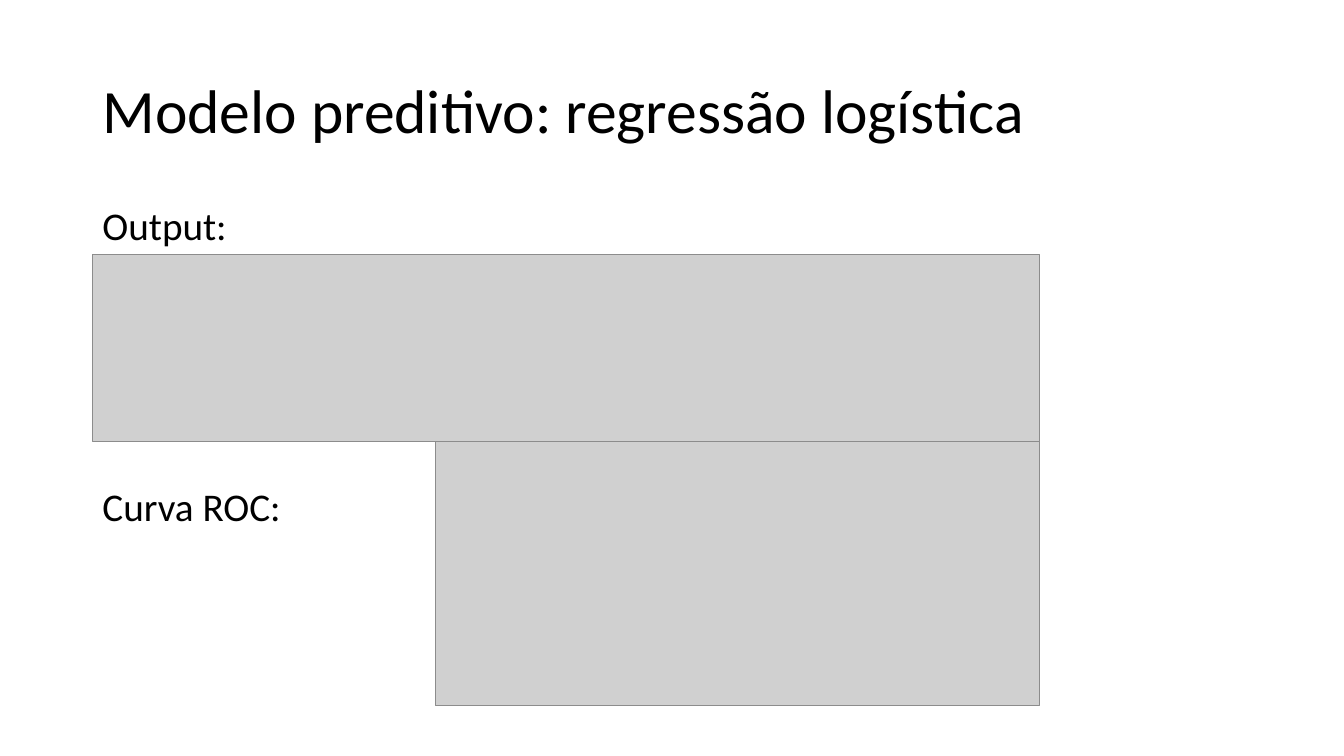
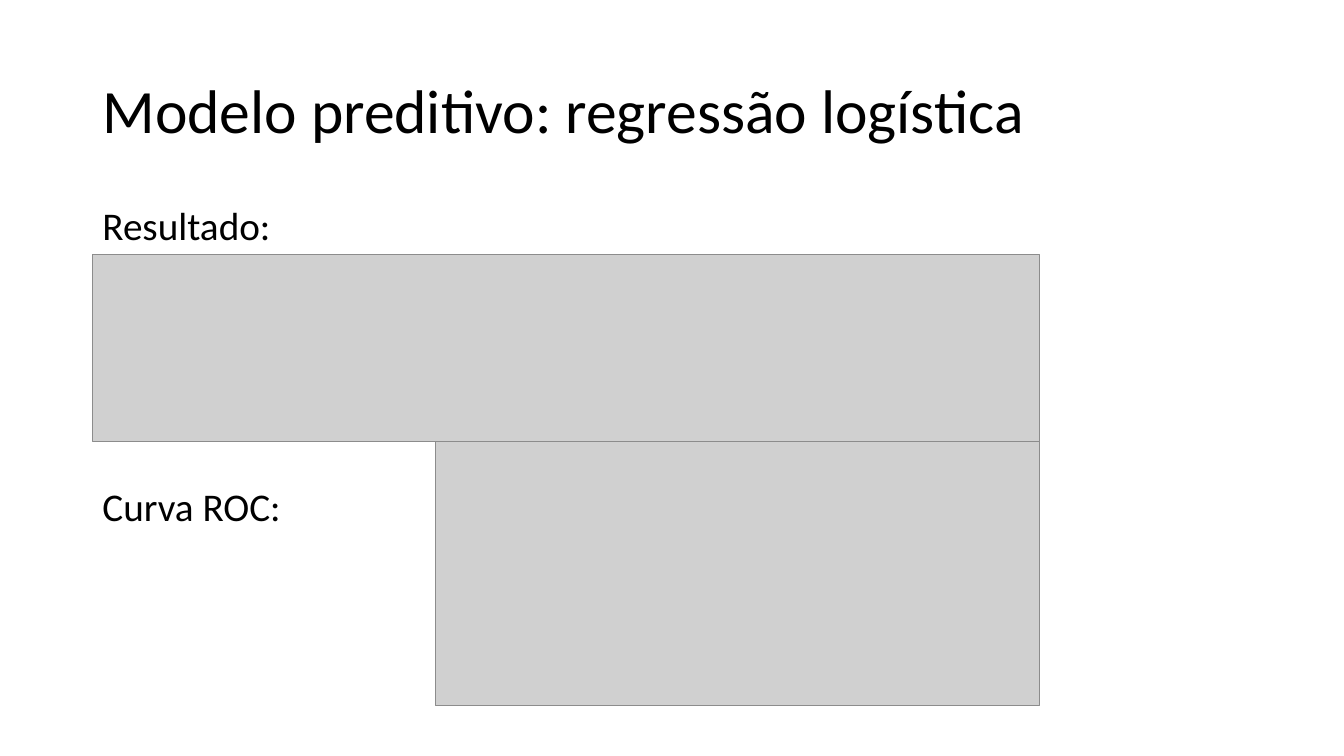
Before and after one commit to padovese/academic-projects, a slide deck: slide 10 of regressao/apresentacao.pptx. Drawn at 1344x756 pixels with LibreOffice and Linux fonts; fonts in the diff are those of the drawing; grey boxes stand for pictures. Boxes give left, top, right and bottom in pixels: in the first picture for what was removed or moved away, otherwise in the second. Text is boxed around its words. In the diff, an @@ line names an element or a change of style, - is before the commit and + after.

```diff
--- a/regressao/apresentacao.pptx
+++ b/regressao/apresentacao.pptx
@@ text at (102,212,270,241): text changed @@
-Output:
+Resultado:
```
Also in this commit, not shown: 4 other slides changed, 11 slides added, 4 other files.
